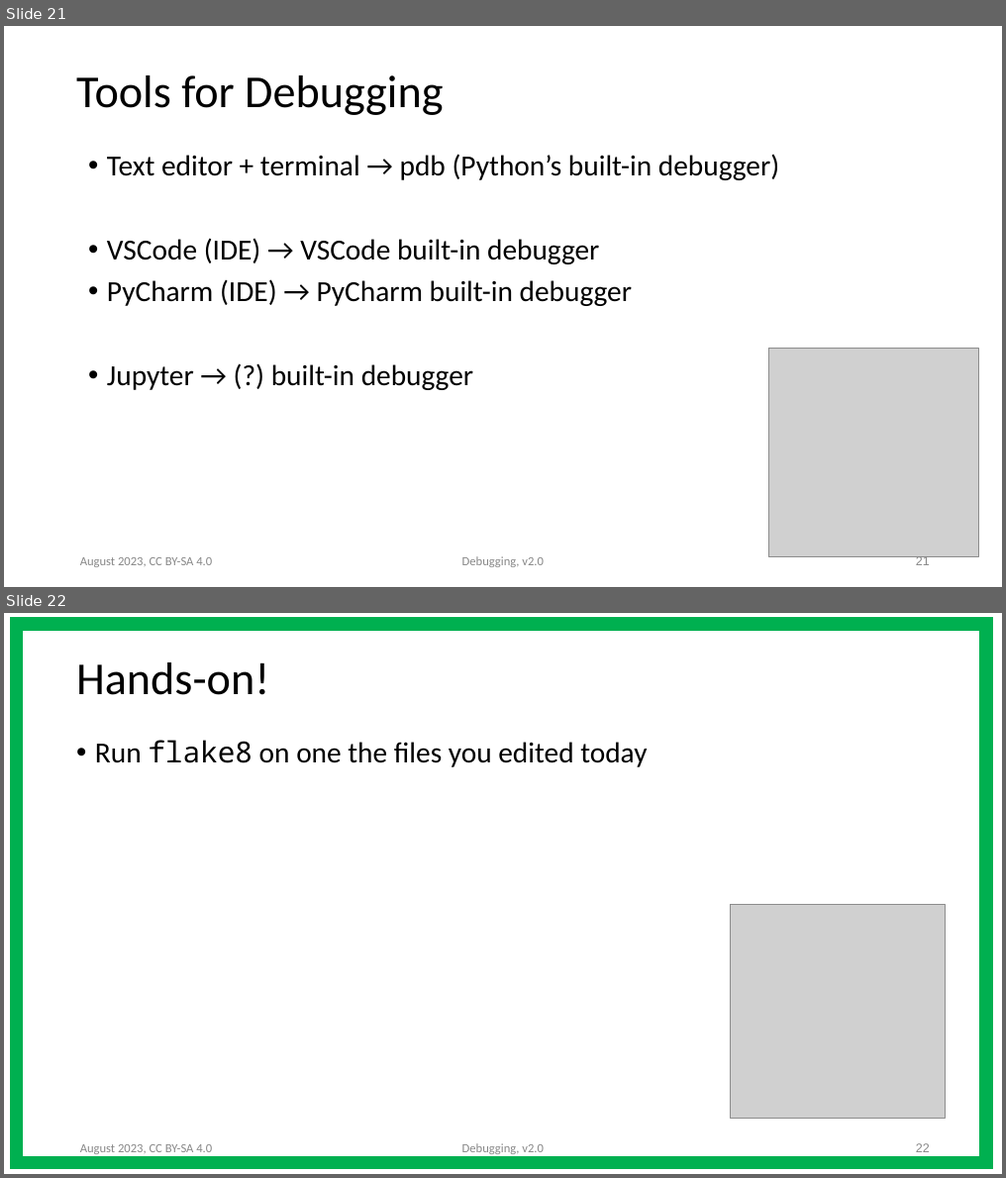
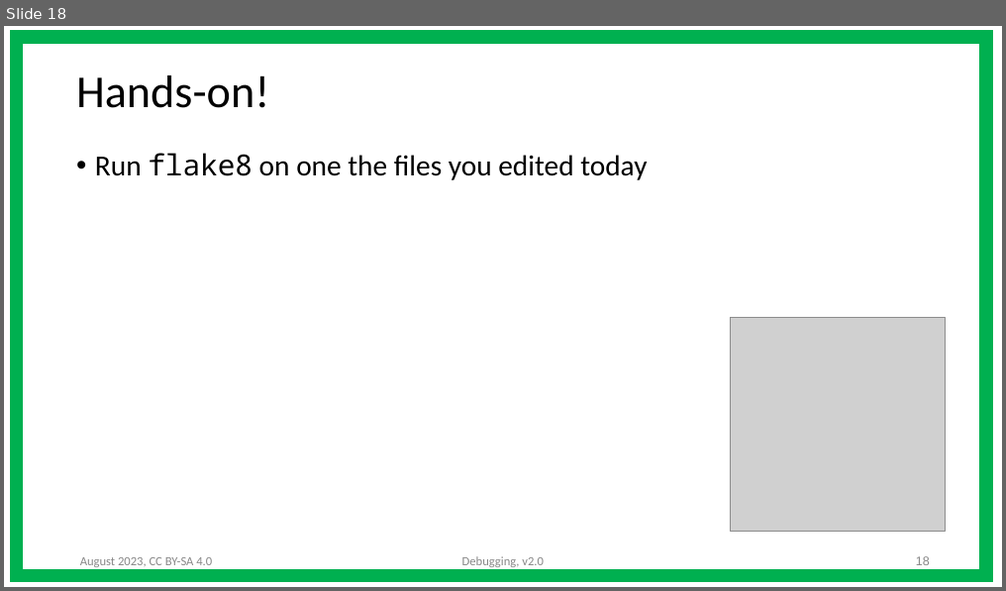
Before and after one commit to ASPP/testing_debugging_profiling, a slide deck: debugging.pptx. Shown one above the other, each under a label of ours: slides 21 and 22 before the commit, slide 18 after it. The pictures are 1006x1178 and 1006x591 pixels, drawn with LibreOffice and Linux fonts; fonts in the diff are those of the drawing; grey boxes stand for pictures. Boxes give left, top, right and bottom in pixels: in the first picture for what was removed or moved away, otherwise in the second. Text is boxed around its words. In the diff, an @@ line names an element or a change of style, - is before the commit and + after.

```diff
--- a/debugging.pptx
+++ b/debugging.pptx
@@ slide 21 removed at (x1=4, y1=26, x2=1002, y2=587), background #FFFFFF @@
@@ title removed at (x1=76, y1=76, x2=443, y2=115) @@
-Tools for Debugging
@@ text removed at (x1=107, y1=154, x2=779, y2=390) @@
-• Text editor + terminal → pdb (Python’s built-in debugger)
-• VSCode (IDE) → VSCode built-in debugger
-• PyCharm (IDE) → PyCharm built-in debugger
-• Jupyter → (?) built-in debugger
@@ picture removed at (x1=769, y1=348, x2=979, y2=558) @@
@@ text removed at (x1=80, y1=558, x2=212, y2=568) @@
-August 2023, CC BY-SA 4.0
@@ text removed at (x1=462, y1=557, x2=544, y2=568) @@
-Debugging, v2.0
@@ page number removed at (x1=916, y1=556, x2=930, y2=566) @@
-21
@@ what was slide 22 is now slide 18 @@
@@ page number at (x1=916, y1=557, x2=930, y2=566): text changed @@
-22
+18
```
Also in this commit, not shown: 1 slide changed, 3 other slides removed, 1 other file.
